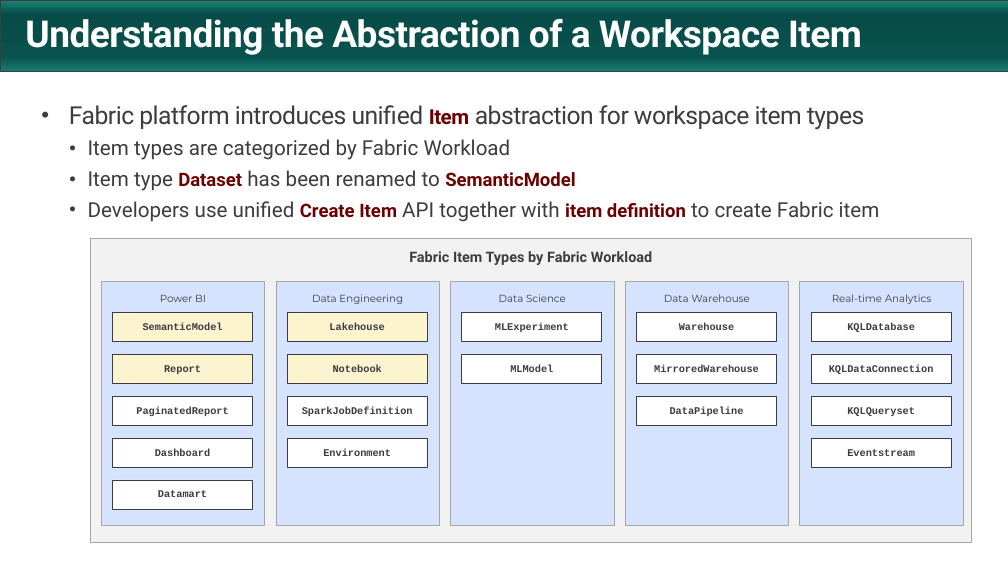
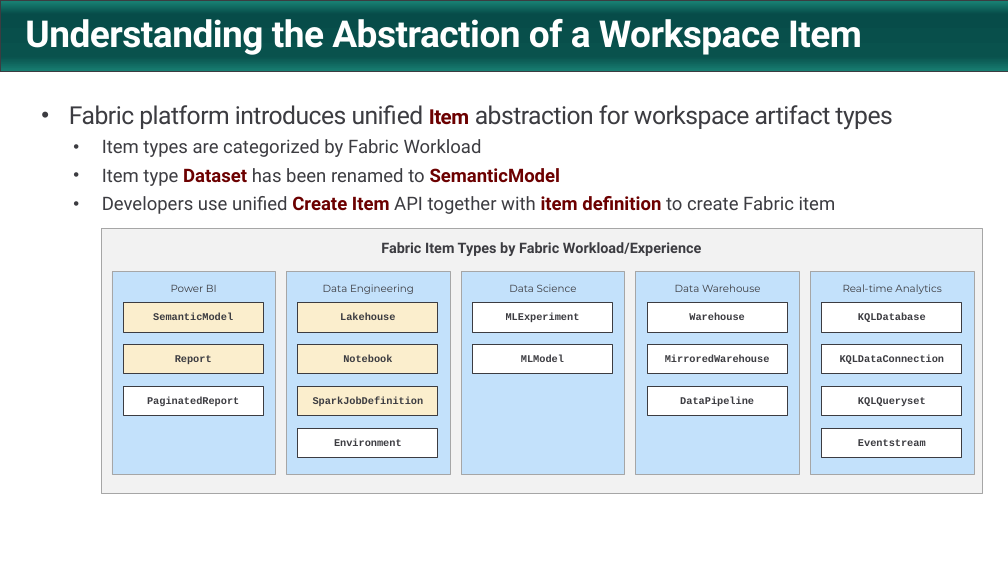
Before and after one commit to PowerBiDevCamp/FabricUserApiDemo, a slide deck: slide 25 of Getting Started.pptx (slide 23 before the commit). Drawn at 1008x567 pixels with LibreOffice and Linux fonts; fonts in the diff are those of the drawing; background and template pictures are left out. Boxes give left, top, right and bottom in pixels: in the first picture for what was removed or moved away, otherwise in the second. Text is boxed around its words. In the diff, an @@ line names an element or a change of style, - is before the commit and + after.

```diff
--- a/Getting Started.pptx
+++ b/Getting Started.pptx
@@ text at [69, 105, 892, 130]: text changed @@
-• Fabric platform introduces unified Item abstraction for workspace item types
+• Fabric platform introduces unified Item abstraction for workspace artifact types
@@ text at [102, 139, 836, 214]: size 20 to 18 pt in "Item types are categorized by Fabric Workload", "Item type has been renamed to", "Developers use unified API together with to ..."; indent changed @@
@@ rectangle "Fabric Item Types by Fabric ...": place and size @@
-rectangle "Fabric Item Types by Fabric ..." at [90, 239, 971, 543]
+rectangle "Fabric Item Types by Fabric ..." at [102, 229, 982, 494]
@@ text in rectangle at [381, 242, 702, 256]: text changed @@
-Fabric Item Types by Fabric Workload
+Fabric Item Types by Fabric Workload/Experience
@@ rectangle "Power BI": place and size @@
-rectangle "Power BI" at [102, 282, 265, 525]
+rectangle "Power BI" at [112, 272, 275, 474]
@@ rectangle "Data Engineering": place and size @@
-rectangle "Data Engineering" at [276, 282, 439, 525]
+rectangle "Data Engineering" at [287, 272, 450, 474]
@@ rectangle "Data Science": place and size @@
-rectangle "Data Science" at [451, 282, 614, 525]
+rectangle "Data Science" at [461, 272, 624, 474]
@@ rectangle "Data Warehouse": place and size @@
-rectangle "Data Warehouse" at [626, 282, 789, 525]
+rectangle "Data Warehouse" at [636, 272, 799, 474]
@@ fill #D6E3FF to #C3E1FB in 5 elements at [112, 272, 275, 474], [461, 272, 624, 474], [636, 272, 799, 474], [287, 272, 450, 474], [811, 272, 974, 474] @@
@@ rectangle "Real-time Analytics": place and size @@
-rectangle "Real-time Analytics" at [800, 282, 963, 525]
+rectangle "Real-time Analytics" at [811, 272, 974, 474]
@@ fill #FCF4CF to #FBEECD in 4 elements at [123, 302, 263, 332], [123, 345, 263, 374], [298, 302, 438, 332], [298, 345, 438, 374] @@
@@ rectangle "SparkJobDefinition" at [298, 386, 438, 416]: fill #FFFFFF to #FBEECD @@
@@ rectangle removed at [113, 438, 253, 468] @@
-Dashboard
@@ 16 rectangles: place and size @@
-16 rectangles at [113, 312, 951, 468]
+16 rectangles at [123, 302, 962, 458]
@@ rectangle removed at [113, 480, 253, 509] @@
-Datamart
```
Also in this commit, not shown: 47 other slides changed, 10 slides added, 3 slides removed, 54 other files.
